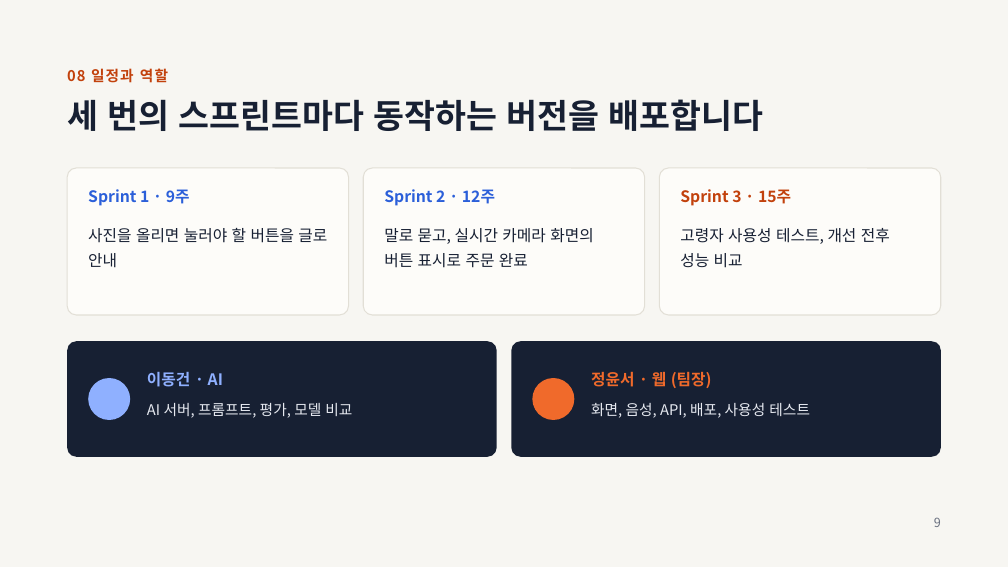
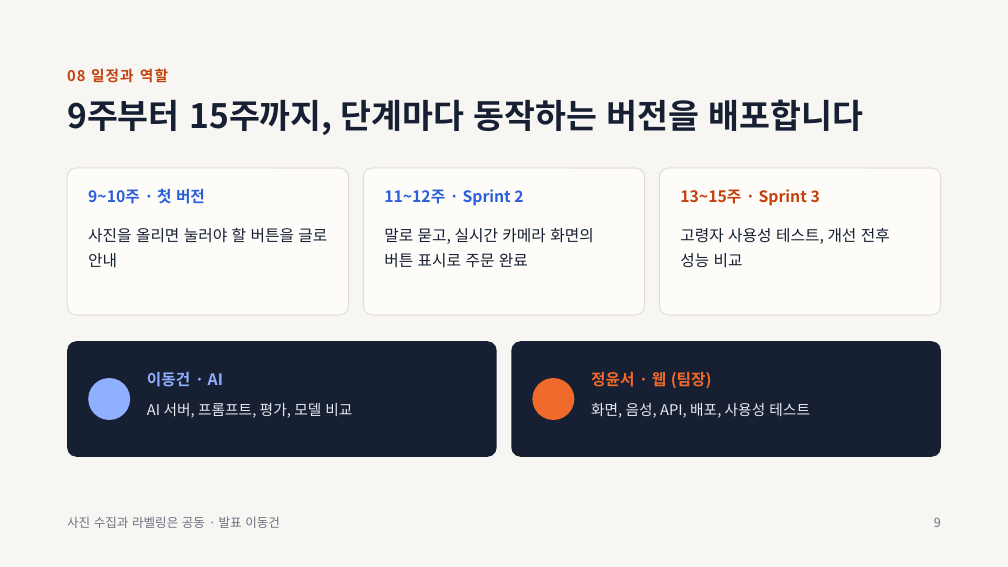
Before and after one commit to TeamProjectAIServiceDevelop/team-project, a slide deck: slide 9 of 자료/발표자료-KIOSSON.pptx. Drawn at 1008x567 pixels with LibreOffice and Linux fonts; fonts in the diff are those of the drawing. Boxes give left, top, right and bottom in pixels: in the first picture for what was removed or moved away, otherwise in the second. Text is boxed around its words. In the diff, an @@ line names an element or a change of style, - is before the commit and + after.

```diff
--- a/자료/발표자료-KIOSSON.pptx
+++ b/자료/발표자료-KIOSSON.pptx
@@ text at (x1=67, y1=99, x2=864, y2=135): text changed @@
-세 번의 스프린트마다 동작하는 버전을 배포합니다
+9주부터 15주까지, 단계마다 동작하는 버전을 배포합니다
@@ text at (x1=88, y1=188, x2=205, y2=204): text changed @@
-Sprint 1 · 9주
+9~10주 · 첫 버전
@@ text at (x1=384, y1=189, x2=523, y2=206): text changed @@
-Sprint 2 · 12주
+11~12주 · Sprint 2
@@ text at (x1=680, y1=189, x2=820, y2=206): text changed @@
-Sprint 3 · 15주
+13~15주 · Sprint 3
@@ text added at (x1=67, y1=516, x2=280, y2=528), 12 pt, text #6A7180 @@
+사진 수집과 라벨링은 공동 · 발표 이동건
```
Also in this commit, not shown: 7 other slides changed, 1 other file.
